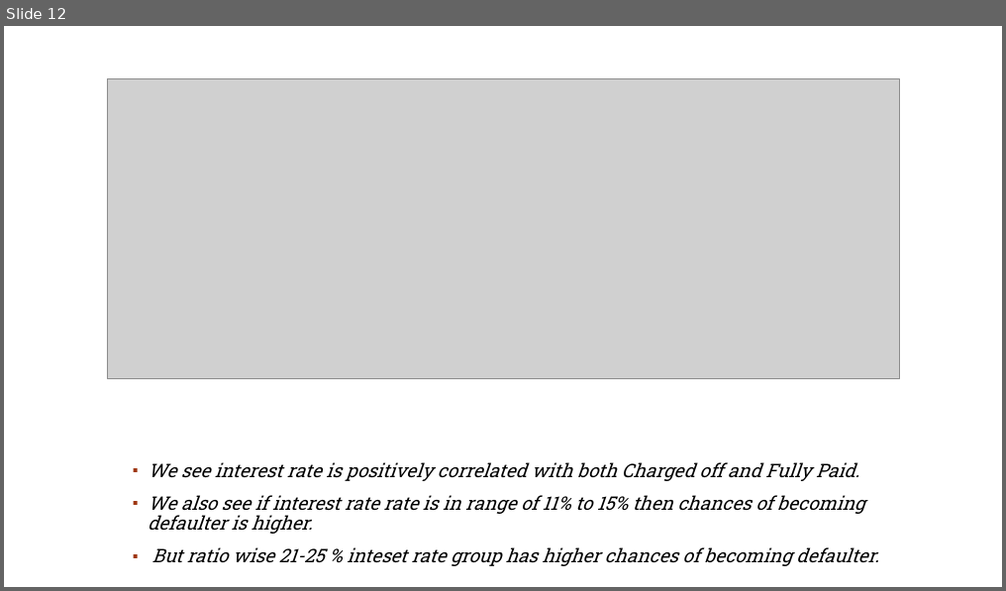
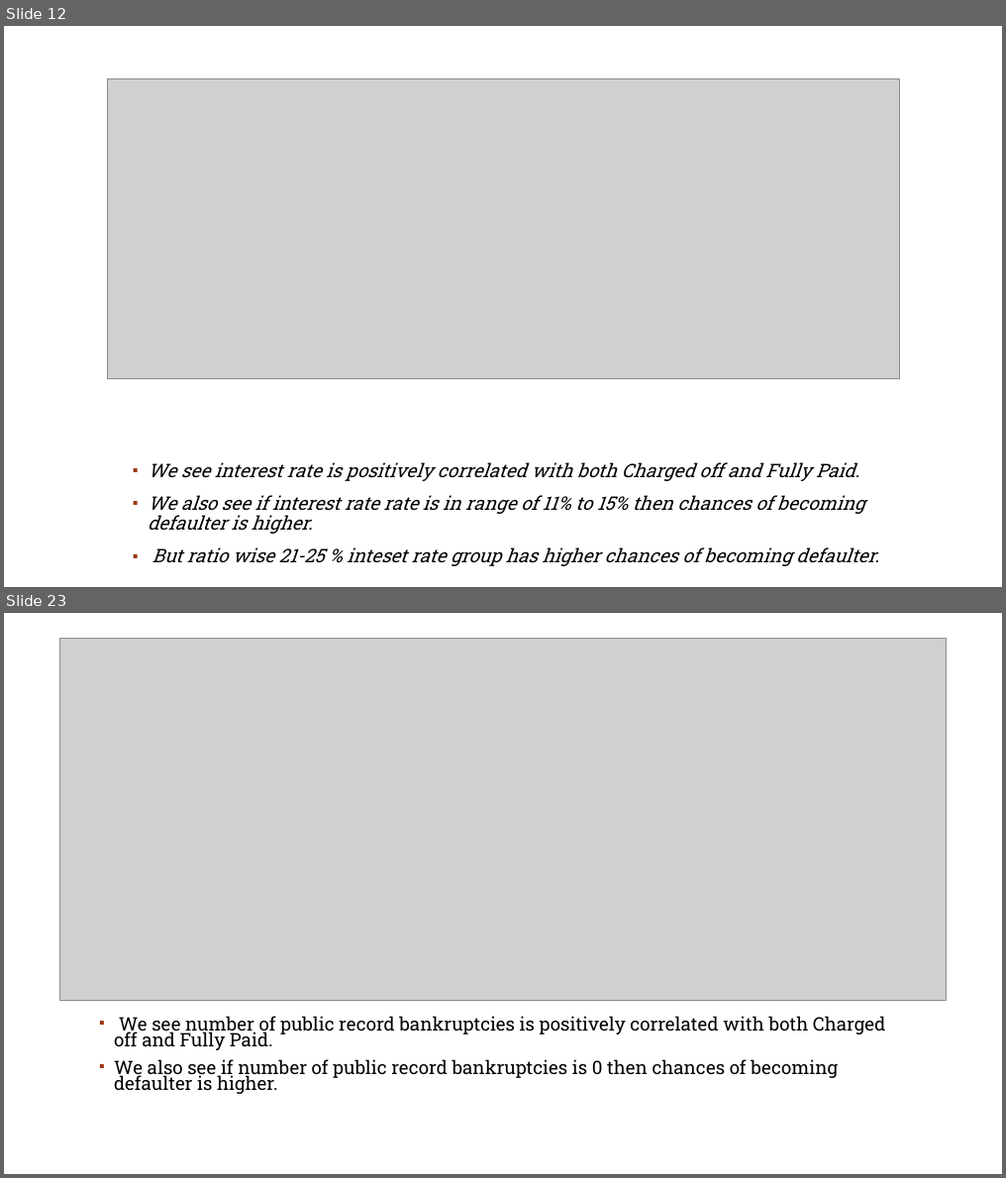
Before and after one commit to rahul2july/lendingclubcasestudy, a slide deck: lendingclubcasestudy.pptx. Shown one above the other, each under a label of ours: slide 12 before the commit, slides 12 and 23 after it; the slides between them are not shown. The pictures are 1006x591 and 1006x1178 pixels, drawn with LibreOffice and Linux fonts; fonts in the diff are those of the drawing; grey boxes stand for pictures; background and template pictures are left out. Boxes give left, top, right and bottom in pixels: in the first picture for what was removed or moved away, otherwise in the second. Text is boxed around its words. In the diff, an @@ line names an element or a change of style, - is before the commit and + after.

```diff
--- a/lendingclubcasestudy.pptx
+++ b/lendingclubcasestudy.pptx
@@ slide 23 added at bbox=[4, 613, 1002, 1174], background #FFFFFF; not listed: 1 template element that a slide beside it also shows @@
@@ picture added at bbox=[60, 639, 945, 1001] @@
@@ text added at bbox=[114, 1016, 886, 1094], 17.9 pt, text #000000 @@
+▪ We see number of public record bankruptcies is positively correlated with both Charged off and Fully Paid.
+▪ We also see if number of public record bankruptcies is 0 then chances of becoming defaulter is higher.
```
Also in this commit, not shown: 2 slides changed, 11 other slides added, 2 other files.
